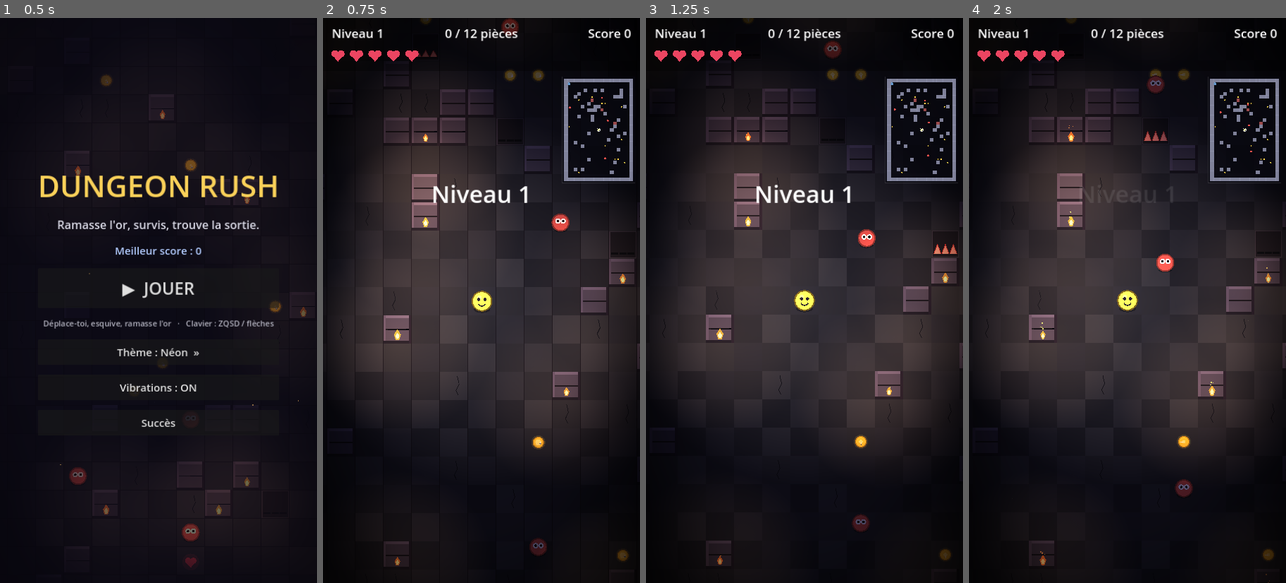
Above: before the commit, frames 1-4 (left to right).
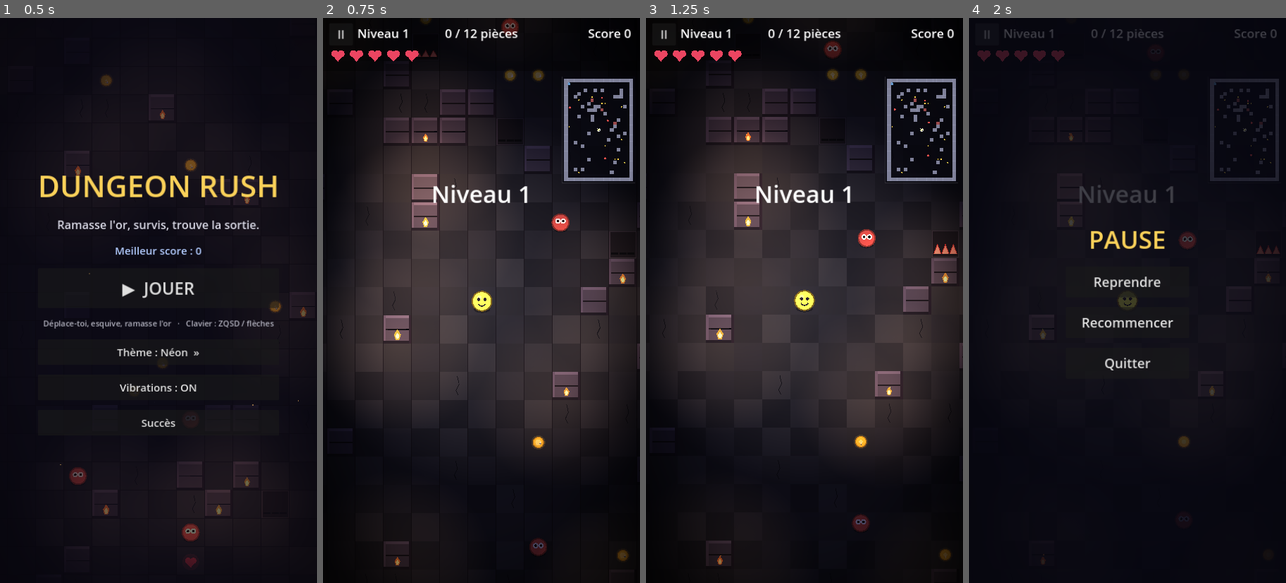
Above: after the commit, the same moments.

Repository: keerigan/godot-dungeon
Game: Godot game, scene res://scenes/Main.tscn
The game is run twice, just before and just after one commit, with the same random seed, the same clock (stepped at 60 frames per second) and the same inputs.
Inputs (mouse positions are in pixels of both pictures, inside the frame that each line leads up to):
- Up to frame 1 (0.5 s): no input
- Up to frame 2 (0.75 s): click "▶ JOUER" at 0.5 s
- Up to frame 3 (1.25 s): no input
- Up to frame 4 (2 s): click (988, 34) at 1.25 s, where only the run after the commit has a clickable "II"

Frame 1 is identical in both runs. In frame 2, 0.2% of the frame differs, in the area x 2-27%, y 2-4%; in frame 3, 0.2%; in frame 4, 37%, in the area x 2-100%, y 0-100%.

Commit message:
Coffres plus fun + bouton pause
- Coffres : 3 nouveaux effets en plus de or/soin/vitesse
  - aimant à pièces (attire les pièces vers le héros)
  - gel des ennemis (immobilisés quelques secondes, effet givré)
  - bouclier (invincibilité temporaire, anneau bleu)
- Bouton pause (II) en haut à gauche avec menu Reprendre / Recommencer /
  Quitter (get_tree().paused, overlay en PROCESS_MODE_ALWAYS)
- Auras du héros (bouclier/aimant), libellé de niveau décalé pour le bouton

Validé : import + partie simulée headless (effets actifs) sans erreur ;
rendu réel vérifié (auras, gel, menu pause).

Co-Authored-By: Claude Opus 4.8 <noreply@anthropic.com>
Claude-Session: https://claude.ai/code/session_01WATrZWmuEbz921xMfBvaBQ

Diff:
--- a/scripts/Enemy.gd
+++ b/scripts/Enemy.gd
@@ -22,6 +22,7 @@
 var _hit_cd := 0.0                        ## Anti multi-coups (pièges surtout)
 var _charge_t := 0.0                       ## Temps de charge restant (boss)
 var _charge_cd := 3.0                      ## Délai avant la prochaine charge (boss)
+var frozen := false                        ## Gelé (bonus de coffre) : ne bouge plus
 
 var path: PackedVector2Array = PackedVector2Array()  ## Chemin A* (points monde)
 var path_i := 0
@@ -95,7 +96,7 @@
 		have_goal = true
 
 	var chase := Vector2.ZERO
-	if have_goal:
+	if have_goal and not frozen:
 		var to_goal := goal - global_position
 		if to_goal.length() > 1.0:
 			chase = to_goal.normalized() * spd
@@ -148,6 +149,10 @@
 	draw_circle(Vector2(r * 0.32, -r * 0.15 * squash), eye, Color(1, 1, 1))
 	draw_circle(Vector2(-r * 0.32, -r * 0.15 * squash), eye * 0.45, Color(0.1, 0.05, 0.05))
 	draw_circle(Vector2(r * 0.32, -r * 0.15 * squash), eye * 0.45, Color(0.1, 0.05, 0.05))
+	# Givre quand gelé
+	if frozen:
+		draw_circle(Vector2.ZERO, r, Color(0.6, 0.85, 1.0, 0.4))
+		draw_arc(Vector2.ZERO, r, 0.0, TAU, 24, Color(0.8, 0.95, 1.0, 0.8), 2.0)
 	# Flash blanc quand touché
 	if _flash > 0.0:
 		draw_circle(Vector2.ZERO, r, Color(1, 1, 1, clampf(_flash / 0.14, 0.0, 0.85)))
--- a/scripts/Game.gd
+++ b/scripts/Game.gd
@@ -127,6 +127,7 @@
 var _decor: Array[Node] = []      # particules d'ambiance à libérer entre niveaux
 var _time := 0.0
 var _shake := 0.0
+var _freeze := 0.0                    ## Gel des ennemis (bonus de coffre)
 var _astar: AStarGrid2D
 var _path_timer := 0.0
 
@@ -146,6 +147,7 @@
 var gameover_root: Control
 var gameover_score: Label
 var achievements_root: Control
+var pause_root: Control
 var _ach_list: VBoxContainer
 var _toast_label: Label
 var _toast_queue: Array = []
@@ -187,6 +189,22 @@
 	if _path_timer <= 0.0:
 		_path_timer = 0.4
 		_update_enemy_paths()
+
+	# Gel des ennemis (bonus)
+	if _freeze > 0.0:
+		_freeze -= delta
+	var frozen_now := _freeze > 0.0
+	for e in enemies:
+		if is_instance_valid(e):
+			e.frozen = frozen_now
+
+	# Aimant à pièces (bonus)
+	if player.magnet > 0.0:
+		for c in coins:
+			if is_instance_valid(c):
+				var to_p := player.global_position - c.global_position
+				if to_p.length() < 240.0:
+					c.global_position += to_p.normalized() * 360.0 * delta
 
 	# Contact ennemi -> dégâts au joueur
 	for e in enemies:
@@ -361,18 +379,27 @@
 	Sfx.play(Sfx.powerup)
 	_vibrate(50)
 	_burst(pos, Color(1.0, 0.85, 0.35), 22, 230.0, 0.6)
-	var roll := randf()
-	if roll < 0.4:
-		player.coins += 5
-		player.coins_changed.emit(player.coins)
-		_stat_add("coins", 5)
-		_flash("Coffre : +5 or !")
-	elif roll < 0.72:
-		player.heal(2)
-		_flash("Coffre : soin +2 !")
-	else:
-		player.grant_speed(8.0)
-		_flash("Coffre : vitesse !")
+	match ["gold", "heal", "speed", "magnet", "freeze", "shield"][randi() % 6]:
+		"gold":
+			player.coins += 5
+			player.coins_changed.emit(player.coins)
+			_stat_add("coins", 5)
+			_flash("Coffre : +5 or !")
+		"heal":
+			player.heal(2)
+			_flash("Coffre : soin +2 !")
+		"speed":
+			player.grant_speed(8.0)
+			_flash("Coffre : vitesse !")
+		"magnet":
+			player.grant_magnet(8.0)
+			_flash("Coffre : aimant à pièces !")
+		"freeze":
+			_freeze = maxf(_freeze, 5.0)
+			_flash("Coffre : ennemis gelés !")
+		"shield":
+			player.grant_shield(6.0)
+			_flash("Coffre : bouclier !")
 	_stat_add("chests", 1)
 	_check_achievements()
 
@@ -899,8 +926,18 @@
 	hud_root.add_child(bar)
 
 	level_label = _make_label("Niveau 1", HORIZONTAL_ALIGNMENT_LEFT)
+	level_label.position = Vector2(78, 14)   # laisse la place au bouton pause
 	coins_label = _make_label("0 / 0 pièces", HORIZONTAL_ALIGNMENT_CENTER)
 	score_label = _make_label("Score 0", HORIZONTAL_ALIGNMENT_RIGHT)
+
+	var pause_btn := Button.new()
+	pause_btn.text = "II"
+	pause_btn.add_theme_font_size_override("font_size", 26)
+	pause_btn.position = Vector2(14, 12)
+	pause_btn.size = Vector2(54, 50)
+	pause_btn.focus_mode = Control.FOCUS_NONE
+	pause_btn.pressed.connect(_pause)
+	hud_root.add_child(pause_btn)
 
 	hearts = HeartsBar.new()
 	hearts.position = Vector2(34, 84)
@@ -935,6 +972,7 @@
 	_build_title_ui()
 	_build_gameover_ui()
 	_build_achievements_ui()
+	_build_pause_ui()
 
 
 func _build_vignette() -> void:
@@ -1113,6 +1151,81 @@
 	box.add_child(close)
 
 
+func _build_pause_ui() -> void:
+	pause_root = Control.new()
+	pause_root.set_anchors_preset(Control.PRESET_FULL_RECT)
+	pause_root.mouse_filter = Control.MOUSE_FILTER_STOP
+	pause_root.visible = false
+	pause_root.process_mode = Node.PROCESS_MODE_ALWAYS   # actif même en pause
+	ui_layer.add_child(pause_root)
+
+	var dim := ColorRect.new()
+	dim.color = Color(0.03, 0.03, 0.07, 0.78)
+	dim.set_anchors_preset(Control.PRESET_FULL_RECT)
+	pause_root.add_child(dim)
+
+	var center := CenterContainer.new()
+	center.set_anchors_preset(Control.PRESET_FULL_RECT)
+	pause_root.add_child(center)
+
+	var box := VBoxContainer.new()
+	box.alignment = BoxContainer.ALIGNMENT_CENTER
+	box.add_theme_constant_override("separation", 22)
+	center.add_child(box)
+
+	var title := Label.new()
+	title.text = "PAUSE"
+	title.horizontal_alignment = HORIZONTAL_ALIGNMENT_CENTER
+	title.add_theme_font_size_override("font_size", 56)
+	title.add_theme_color_override("font_color", Color(0.98, 0.82, 0.35))
+	box.add_child(title)
+
+	for entry in [["  Reprendre  ", _resume], ["  Recommencer  ", _restart], ["  Quitter  ", _quit_to_title]]:
+		var b := Button.new()
+		b.text = entry[0]
+		b.add_theme_font_size_override("font_size", 30)
+		b.custom_minimum_size = Vector2(280, 70)
+		b.focus_mode = Control.FOCUS_NONE
+		b.pressed.connect(entry[1])
+		box.add_child(b)
+
+
+func _pause() -> void:
+	if state != State.PLAYING or pause_root.visible:
+		return
+	pause_root.visible = true
+	get_tree().paused = true
+
+
+func _resume() -> void:
+	get_tree().paused = false
+	pause_root.visible = false
+
+
+func _restart() -> void:
+	_resume()
+	start_game()
+
+
+func _quit_to_title() -> void:
+	_resume()
+	_goto_title()
+
+
+func _goto_title() -> void:
+	state = State.TITLE
+	player.visible = false
+	joystick.set_process_input(false)
+	joystick.output = Vector2.ZERO
+	hud_root.visible = false
+	gameover_root.visible = false
+	build_level()
+	title_root.visible = true
+	_refresh_best_labels()
+	if theme_btn != null:
+		theme_btn.text = _theme_label()
+
+
 func _open_achievements() -> void:
 	for c in _ach_list.get_children():
 		c.queue_free()
--- a/scripts/Player.gd
+++ b/scripts/Player.gd
@@ -18,6 +18,8 @@
 var joystick_vector := Vector2.ZERO      ## Rempli par le joystick tactile
 var facing := Vector2.RIGHT              ## Dernière direction de déplacement
 var speed_boost := 0.0                    ## Temps restant du bonus de vitesse
+var magnet := 0.0                         ## Temps restant de l'aimant à pièces
+var shield := 0.0                         ## Temps restant du bouclier (invincible)
 var _bob := 0.0                           ## Animation de balancement
 var _blink := 0.0                         ## Temps restant d'un clignement
 var _blink_cd := 3.0                      ## Délai avant le prochain clignement
@@ -56,6 +58,10 @@
 		invuln -= delta
 	if speed_boost > 0.0:
 		speed_boost -= delta
+	if magnet > 0.0:
+		magnet -= delta
+	if shield > 0.0:
+		shield -= delta
 	# Clignement d'yeux périodique
 	_blink_cd -= delta
 	if _blink_cd <= 0.0:
@@ -68,7 +74,7 @@
 	queue_redraw()
 
 func take_damage(amount: int) -> void:
-	if invuln > 0.0:
+	if shield > 0.0 or invuln > 0.0:
 		return
 	health = max(0, health - amount)
 	invuln = 1.0
@@ -89,10 +95,18 @@
 func grant_speed(duration: float) -> void:
 	speed_boost = maxf(speed_boost, duration)
 
+func grant_magnet(duration: float) -> void:
+	magnet = maxf(magnet, duration)
+
+func grant_shield(duration: float) -> void:
+	shield = maxf(shield, duration)
+
 func reset() -> void:
 	health = max_health
 	invuln = 0.0
 	speed_boost = 0.0
+	magnet = 0.0
+	shield = 0.0
 	joystick_vector = Vector2.ZERO
 	velocity = Vector2.ZERO
 	health_changed.emit(health, max_health)
@@ -107,6 +121,13 @@
 	# Aura de vitesse
 	if speed_boost > 0.0:
 		draw_arc(Vector2.ZERO, RADIUS + 6.0, 0.0, TAU, 32, Color(0.4, 0.9, 1.0, 0.7), 3.0)
+	# Aura d'aimant (or)
+	if magnet > 0.0:
+		draw_arc(Vector2.ZERO, RADIUS + 11.0, 0.0, TAU, 22, Color(1.0, 0.9, 0.4, 0.5), 2.0)
+	# Bouclier (bleu clair)
+	if shield > 0.0:
+		draw_circle(Vector2.ZERO, RADIUS + 8.0, Color(0.5, 0.8, 1.0, 0.18))
+		draw_arc(Vector2.ZERO, RADIUS + 8.0, 0.0, TAU, 36, Color(0.6, 0.85, 1.0, 0.85), 3.0)
 
 	# Clignotement pendant l'invincibilité
 	if invuln > 0.0 and int(invuln * 12.0) % 2 == 0:
Not shown, changed: README.md
